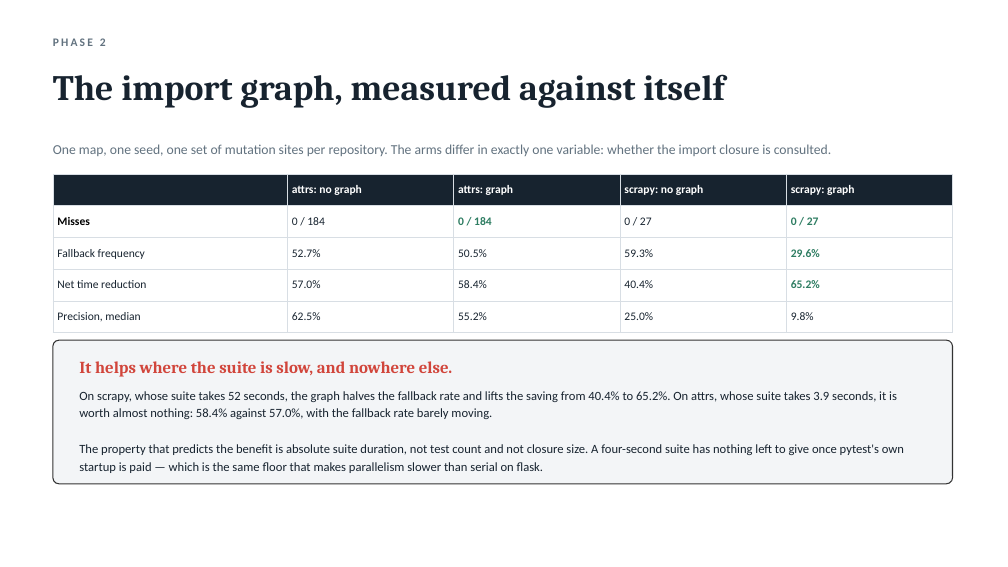
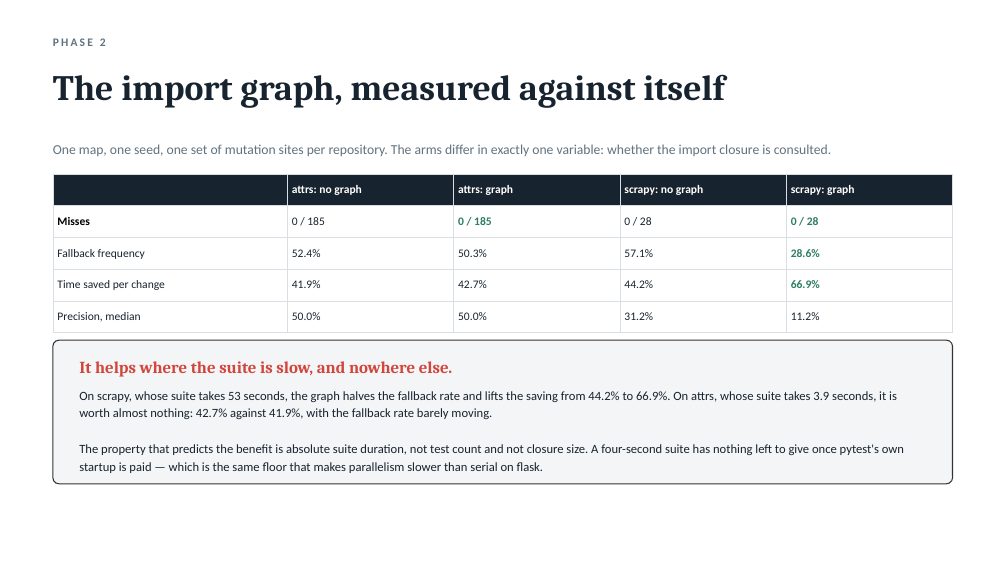
Before and after one commit to Tanmay-Singh-24/tia, a slide deck: slide 7 of docs/tia-review-2.pptx. Drawn at 1008x567 pixels with LibreOffice and Linux fonts; fonts in the diff are those of the drawing. Boxes give left, top, right and bottom in pixels: in the first picture for what was removed or moved away, otherwise in the second. Text is boxed around its words. In the diff, an @@ line names an element or a change of style, - is before the commit and + after.

Commit message:
docs: publish the re-measured results and correct the attrs time figure
The attrs saving was published as 58.4%, set by one mutant that hung the
suite for 291 s. Measured as the mean share saved per change (D-0020) it is
42.7%; scrapy is 66.9%. README, SAFETY, CHANGELOG and the Review 2 deck now
quote the re-measured runs.

```diff
--- a/docs/tia-review-2.pptx
+++ b/docs/tia-review-2.pptx
@@ table at box(53, 174, 953, 325) @@
-row 2: Misses | 0 / 184 | 0 / 184 | 0 / 27 | 0 / 27
+row 2: Misses | 0 / 185 | 0 / 185 | 0 / 28 | 0 / 28
-row 3: Fallback frequency | 52.7% | 50.5% | 59.3% | 29.6%
+row 3: Fallback frequency | 52.4% | 50.3% | 57.1% | 28.6%
-row 4: Net time reduction | 57.0% | 58.4% | 40.4% | 65.2%
+row 4: Time saved per change | 41.9% | 42.7% | 44.2% | 66.9%
-row 5: Precision, median | 62.5% | 55.2% | 25.0% | 9.8%
+row 5: Precision, median | 50.0% | 50.0% | 31.2% | 11.2%
@@ text at box(79, 391, 897, 419): text changed @@
-On scrapy, whose suite takes 52 seconds, the graph halves the fallback rate and lifts the saving from 40.4% to 65.2%. On attrs, whose suite takes 3.9 seconds, it is worth almost nothing: 58.4% against 57.0%, with the fallback rate barely moving.
+On scrapy, whose suite takes 53 seconds, the graph halves the fallback rate and lifts the saving from 44.2% to 66.9%. On attrs, whose suite takes 3.9 seconds, it is worth almost nothing: 42.7% against 41.9%, with the fallback rate barely moving.
```
Also in this commit, not shown: 5 other slides changed, 5 other files.
